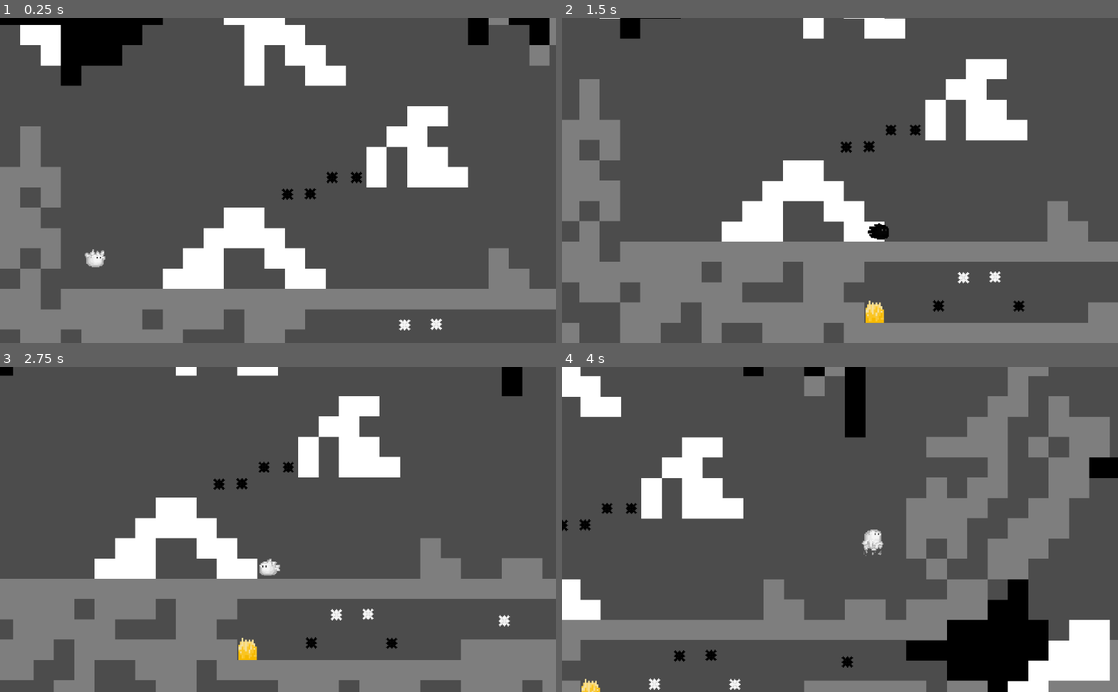
Above: before the commit, frames 1-4 (two rows, left to right).
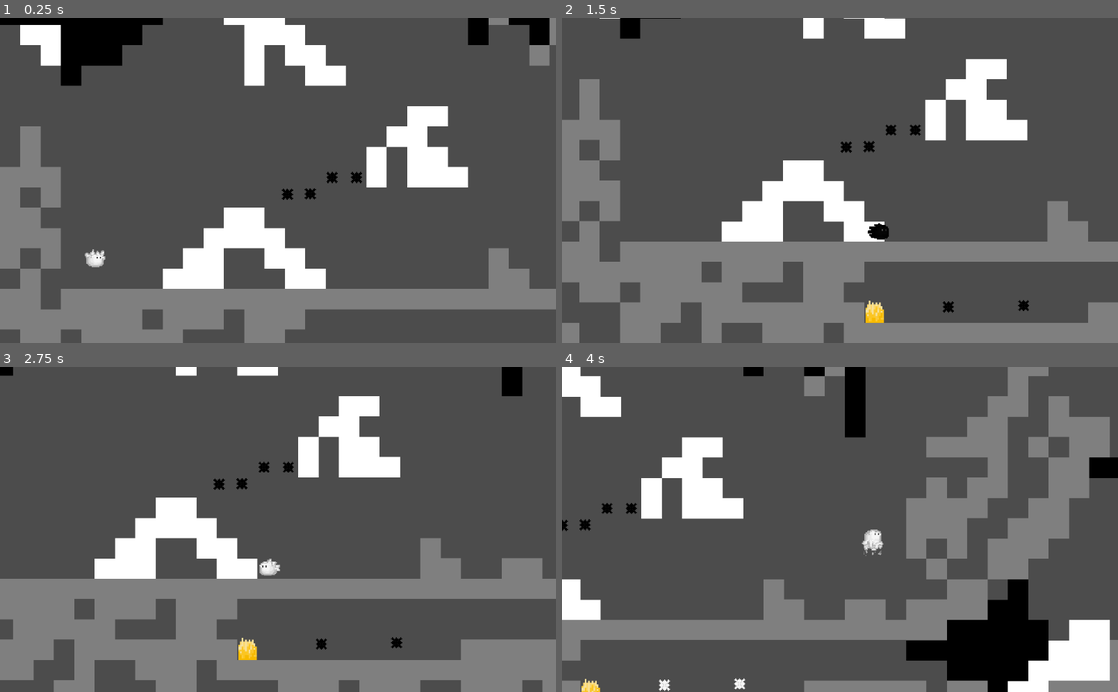
Above: after the commit, the same moments.

Repository: renzoventura/Relit
Game: Godot game, scene res://Scenes/levels/Level1.tscn
Two runs of this game, one before a commit and one after it. Both use one fixed random seed, a clock stepped at 60 frames per second and the inputs below. This scene is started directly instead of the project's main scene.
Inputs (mouse positions are in pixels of both pictures, inside the frame that each line leads up to):
- Up to frame 1 (0.25 s): no input
- Up to frame 2 (1.5 s): move the mouse to (962, 164) at 0.52 s; hold D (right) from 0.53 s (still down); tap Q (toggle_form) at 0.6, 1.35 s; click (962, 164) at 0.67 s; tap W (jump) at 0.77 s; move the mouse to (728, 196) at 1.27 s; click (728, 196) at 1.42 s
- Up to frame 3 (2.75 s): tap W (jump) at 1.52 s; move the mouse to (333, 458) at 2.02 s; release D (right) at 2.03 s; hold A (left) from 2.03 s (still down); tap Q (toggle_form) at 2.1 s; click (333, 458) at 2.17 s
- Up to frame 4 (4 s): move the mouse to (812, 594) at 2.77 s; release A (left) at 2.78 s; hold D (right) from 2.78 s (still down); tap Q (toggle_form) at 2.85, 3.6 s; click (812, 594) at 2.92 s; tap W (jump) at 3.02, 3.77 s; move the mouse to (1006, 578) at 3.52 s; click (1006, 578) at 3.67 s

The runs differ from the first frame. In frame 1, 0.1% of the frame differs, in the area x 71-80%, y 92-97%; in frame 2, 0.3%; in frame 3, 0.3%; in frame 4, 0.3%, in the area x 15-53%, y 86-100%.

Commit message:
Clean up

Diff:
--- a/Scenes/Menu/Credits.gd
+++ b/Scenes/Menu/Credits.gd
@@ -3,16 +3,24 @@
 const WHITE = Color(1,1,1)
 
 onready var back = $CenterContainer/VBoxContainer/VBoxContainer/Back
-
+onready var hover = $Hover
+onready var click = $Click
 func _on_Back_mouse_entered():
 	back.add_color_override("font_color", BLACK)
-
+	hover.play()
 
 func _on_Back_mouse_exited():
 	back.add_color_override("font_color", WHITE)
-
+	hover.play()
 
 func _on_Back_gui_input(event):
 	if event is InputEventMouseButton:
 		if event.button_index == BUTTON_LEFT and event.pressed:
+				click.play()
+				var t = Timer.new()
+				t.set_wait_time(0.6)
+				t.set_one_shot(true)
+				self.add_child(t)
+				t.start()
+				yield(t, "timeout")
 				get_tree().change_scene_to(load(str("res://Scenes/Menu/MainMenu.tscn")))
--- a/Scenes/Menu/Credits.tscn
+++ b/Scenes/Menu/Credits.tscn
@@ -1,8 +1,10 @@
-[gd_scene load_steps=4 format=2]
+[gd_scene load_steps=6 format=2]
 
 [ext_resource path="res://Scenes/Themes/title.theme" type="Theme" id=1]
 [ext_resource path="res://Scenes/Themes/themes.theme" type="Theme" id=2]
 [ext_resource path="res://Scenes/Menu/Credits.gd" type="Script" id=3]
+[ext_resource path="res://assets/sfx/menu_click.wav" type="AudioStream" id=4]
+[ext_resource path="res://assets/sfx/menu_hover.wav" type="AudioStream" id=5]
 
 [node name="Control" type="Control"]
 anchor_right = 1.0
@@ -115,6 +117,12 @@
 mouse_filter = 1
 text = "BACK"
 align = 1
+
+[node name="Hover" type="AudioStreamPlayer" parent="."]
+stream = ExtResource( 5 )
+
+[node name="Click" type="AudioStreamPlayer" parent="."]
+stream = ExtResource( 4 )
 [connection signal="gui_input" from="CenterContainer/VBoxContainer/VBoxContainer/Back" to="." method="_on_Back_gui_input"]
 [connection signal="mouse_entered" from="CenterContainer/VBoxContainer/VBoxContainer/Back" to="." method="_on_Back_mouse_entered"]
 [connection signal="mouse_exited" from="CenterContainer/VBoxContainer/VBoxContainer/Back" to="." method="_on_Back_mouse_exited"]
--- a/Scenes/Menu/MainMenu.gd
+++ b/Scenes/Menu/MainMenu.gd
@@ -2,15 +2,18 @@
 
 const BLACK = Color(0,0,0)
 const WHITE = Color(1,1,1)
-
+onready var hover = $Hover
+onready var click = $Click
 
 func _on_StartGame_mouse_entered():
+	hover.play()
 	$CenterContainer/Texts/Options/StartGame.add_color_override("font_color", BLACK)
 
 func _on_StartGame_mouse_exited():
 	$CenterContainer/Texts/Options/StartGame.add_color_override("font_color", WHITE)
 
 func _on_Credits_mouse_entered():
+	hover.play()
 	$CenterContainer/Texts/Options/Credits.add_color_override("font_color", BLACK)
 
 func _on_Credits_mouse_exited():
@@ -20,10 +23,24 @@
 func _on_StartGame_gui_input(event):
 	if event is InputEventMouseButton:
 		if event.button_index == BUTTON_LEFT and event.pressed:
-				get_tree().change_scene_to(load(str("res://Scenes/levels/Level0.tscn")))
+			click.play()
+			var t = Timer.new()
+			t.set_wait_time(0.6)
+			t.set_one_shot(true)
+			self.add_child(t)
+			t.start()
+			yield(t, "timeout")
+			get_tree().change_scene_to(load(str("res://Scenes/levels/Level0.tscn")))
 
 
 func _on_Credits_gui_input(event):
 	if event is InputEventMouseButton:
 		if event.button_index == BUTTON_LEFT and event.pressed:
+				click.play()
+				var t = Timer.new()
+				t.set_wait_time(0.6)
+				t.set_one_shot(true)
+				self.add_child(t)
+				t.start()
+				yield(t, "timeout")
 				get_tree().change_scene_to(load(str("res://Scenes/Menu/Credits.tscn")))
--- a/Scenes/Menu/MainMenu.tscn
+++ b/Scenes/Menu/MainMenu.tscn
@@ -1,8 +1,10 @@
-[gd_scene load_steps=4 format=2]
+[gd_scene load_steps=6 format=2]
 
 [ext_resource path="res://Scenes/Themes/themes.theme" type="Theme" id=1]
 [ext_resource path="res://Scenes/Themes/title.theme" type="Theme" id=2]
 [ext_resource path="res://Scenes/Menu/MainMenu.gd" type="Script" id=3]
+[ext_resource path="res://assets/sfx/menu_click.wav" type="AudioStream" id=4]
+[ext_resource path="res://assets/sfx/menu_hover.wav" type="AudioStream" id=5]
 
 [node name="MainMenu" type="Control"]
 anchor_right = 1.0
@@ -76,6 +78,12 @@
 text = "Credits"
 align = 1
 valign = 1
+
+[node name="Hover" type="AudioStreamPlayer" parent="."]
+stream = ExtResource( 5 )
+
+[node name="Click" type="AudioStreamPlayer" parent="."]
+stream = ExtResource( 4 )
 [connection signal="gui_input" from="CenterContainer/Texts/Options/StartGame" to="." method="_on_StartGame_gui_input"]
 [connection signal="mouse_entered" from="CenterContainer/Texts/Options/StartGame" to="." method="_on_StartGame_mouse_entered"]
 [connection signal="mouse_exited" from="CenterContainer/Texts/Options/StartGame" to="." method="_on_StartGame_mouse_exited"]
--- a/Scenes/level/Gamestate.gd
+++ b/Scenes/level/Gamestate.gd
@@ -10,9 +10,11 @@
 	return load(str("res://Scenes/levels/", _order[index], ".tscn"))
 
 onready var backgroundMusic = $Music/AudioStreamPlayer
+onready var tween_out = get_node("Tween")
+
 
 func _ready():
-	backgroundMusic.play()
+	play_music()
 
 func next_level():
 	var context = get_tree().get_current_scene().get_name()
@@ -39,3 +41,16 @@
 		backgroundMusic.pitch_scale = 0.8
 	else:
 		backgroundMusic.pitch_scale = 1
+
+var starting_volume = -20
+
+func play_music():
+	backgroundMusic.volume_db = starting_volume;
+	backgroundMusic.play();
+	fade_in_music(backgroundMusic)
+
+func fade_in_music(stream_player):
+	var transition_duration = 2
+	var transition_type = 4 # TRANS_SINE
+	tween_out.interpolate_property(stream_player, "volume_db", starting_volume, 0, transition_duration, transition_type, Tween.EASE_IN, 3)
+	tween_out.start()
--- a/Scenes/levels/Level1.tscn
+++ b/Scenes/levels/Level1.tscn
@@ -10,14 +10,14 @@
 position = Vector2( 280.021, 247.745 )
 
 [node name="LightMap" parent="." index="1"]
-tile_data = PoolIntArray( -2490346, 0, 0, -2490345, 0, 0, -2 …(797 unchanged characters)…  -1572841, 0, 0, -1572837, 0, 0, -1507305, 0, 0, -1507304, 0, 0, -1507303, 0, 0, …(1310 unchanged characters)…
+tile_data = PoolIntArray( -2490346, 0, 0, -2490345, 0, 0, -2 …(797 unchanged characters)…  -1572841, 0, 0, -1572837, 0, 0, -1507306, 0, 0, -1507305, 0, 0, -1507304, 0, 0, -1507303, 0, 0, …(1310 unchanged characters)…
 
 [node name="DarkMap" parent="." index="2"]
 tile_data = PoolIntArray( -2424818, 0, 0, -2424817, 0, 0, -2424816, 0, 0, -2424815, 0, 0, -2424814, 0, 0, -2424813, 0,  …(3591 unchanged characters)…
 
 [node name="TileMap" parent="." index="3"]
 position = Vector2( 0, -0.776733 )
-tile_data = PoolIntArray( -3080146, 0, 0, -3080145, 0, 0, -3 …(3837 unchanged characters)…  -1441787, 0, 0, -1441786, 0, 0, -1441769, 0, 0, -1441768, 0, 0, -1441764, 0, 0, -1441763, 0, 0, -1441762, 0, 0, …(7863 unchanged characters)…
+tile_data = PoolIntArray( -3080146, 0, 0, -3080145, 0, 0, -3 …(3837 unchanged characters)…  -1441787, 0, 0, -1441786, 0, 0, -1441764, 0, 0, -1441763, 0, 0, -1441762, 0, 0, …(7863 unchanged characters)…
 
 [node name="DeathDetector" parent="Hazards" index="0"]
 position = Vector2( 1752, 1418.9 )
@@ -112,47 +112,32 @@
 [node name="ChangingTile4" parent="ChangingTiles" index="25" instance=ExtResource( 2 )]
 position = Vector2( 870, -1710 )
 
-[node name="Spikes" parent="Spikes" index="0" instance=ExtResource( 3 )]
-position = Vector2( 908.122, -1873.3 )
-
-[node name="Spikes2" parent="Spikes" index="1" instance=ExtResource( 3 )]
-position = Vector2( 1120.23, 733.811 )
+[node name="Spikes2" parent="Spikes" index="0" instance=ExtResource( 3 )]
+position = Vector2( 1149.77, 736.92 )
 is_light = true
 is_neutral = false
 
-[node name="Spikes6" parent="Spikes" index="2" instance=ExtResource( 3 )]
-position = Vector2( 1688.76, 668.569 )
-is_neutral = false
-
-[node name="Spikes3" parent="Spikes" index="3" instance=ExtResource( 3 )]
-position = Vector2( 1194.04, 650.705 )
-is_neutral = false
-
-[node name="Spikes7" parent="Spikes" index="4" instance=ExtResource( 3 )]
+[node name="Spikes7" parent="Spikes" index="1" instance=ExtResource( 3 )]
 position = Vector2( 1052.23, 214.631 )
 can_change = false
 is_neutral = false
 
-[node name="Spikes8" parent="Spikes" index="5" instance=ExtResource( 3 )]
+[node name="Spikes8" parent="Spikes" index="2" instance=ExtResource( 3 )]
 position = Vector2( 980.434, 214.631 )
 can_change = false
 is_neutral = false
 
-[node name="Spikes10" parent="Spikes" index="6" instance=ExtResource( 3 )]
+[node name="Spikes10" parent="Spikes" index="3" instance=ExtResource( 3 )]
 position = Vector2( 915.733, 263.38 )
 can_change = false
 is_neutral = false
 
-[node name="Spikes11" parent="Spikes" index="7" instance=ExtResource( 3 )]
+[node name="Spikes11" parent="Spikes" index="4" instance=ExtResource( 3 )]
 position = Vector2( 848.371, 264.811 )
 can_change = false
 is_neutral = false
 
-[node name="Spikes5" parent="Spikes" index="8" instance=ExtResource( 3 )]
-position = Vector2( 1287.22, 648.375 )
-is_neutral = false
-
-[node name="Spikes4" parent="Spikes" index="9" instance=ExtResource( 3 )]
-position = Vector2( 1357.12, 734.588 )
+[node name="Spikes4" parent="Spikes" index="5" instance=ExtResource( 3 )]
+position = Vector2( 1371.11, 733.033 )
 is_light = true
 is_neutral = false
--- a/Scenes/levels/TemplateLevel.tscn
+++ b/Scenes/levels/TemplateLevel.tscn
@@ -70,3 +70,5 @@
 pause_mode = 2
 stream = ExtResource( 9 )
 volume_db = 1.0
+
+[node name="Tween" type="Tween" parent="."]
--- a/Scenes/player/Player.tscn
+++ b/Scenes/player/Player.tscn
@@ -36,7 +36,6 @@
 
 [node name="PlayerAnimation" parent="." instance=ExtResource( 1 )]
 animation = "dark_idle"
-frame = 3
 playing = true
 
 [node name="JumpSFX" type="AudioStreamPlayer" parent="."]
--- a/project.godot
+++ b/project.godot
@@ -68,4 +68,5 @@
 
 [rendering]
 
+quality/driver/driver_name="GLES2"
 environment/default_environment="res://default_env.tres"
Not shown, added: assets/sfx/menu_click.wav.import
Not shown, added: assets/sfx/menu_hover.wav.import
Not shown, changed: .DS_Store
Not shown, changed: Scenes/.DS_Store
Not shown, changed: assets/.DS_Store
Not shown, changed: assets/sfx/.DS_Store
Not shown, added: assets/sfx/menu_click.wav
Not shown, added: assets/sfx/menu_hover.wav
